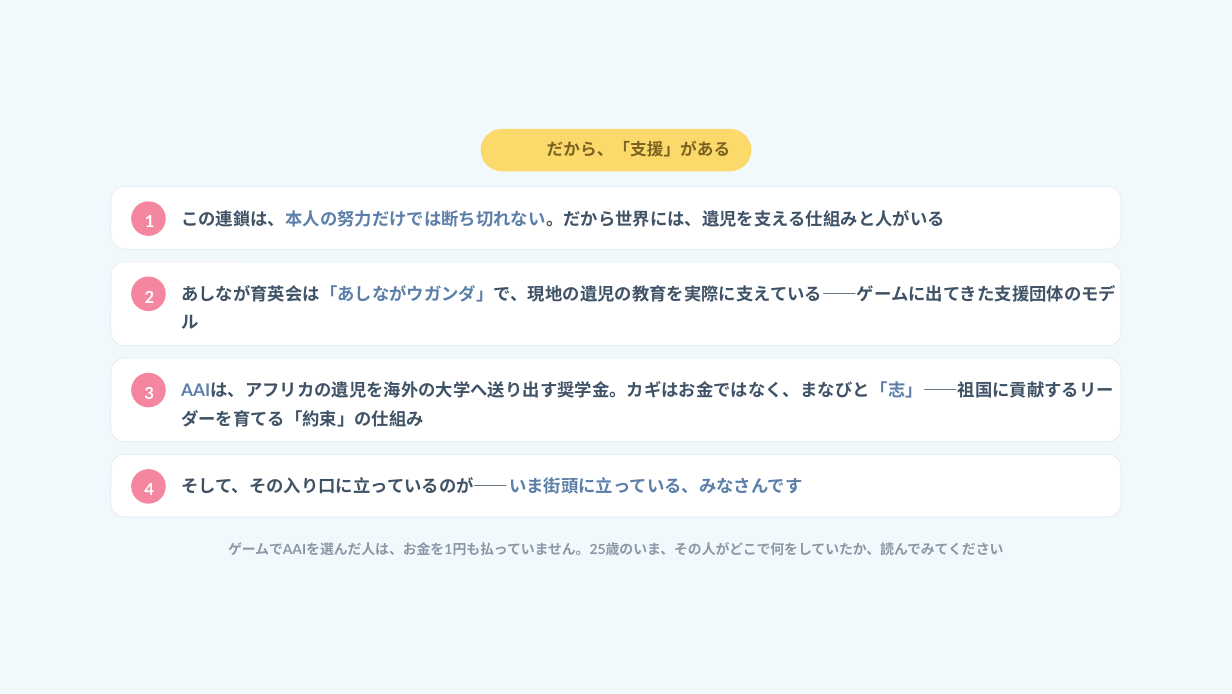
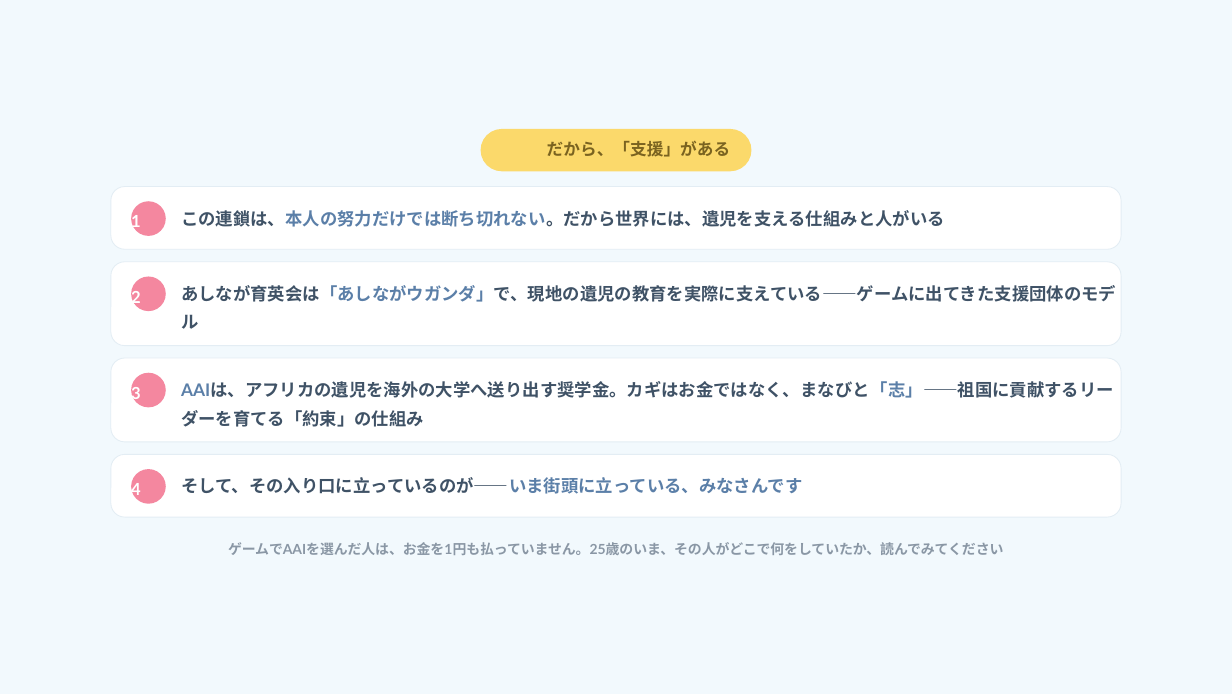
Before and after one commit to arico1101/door-world-short-online, a slide deck: slide 23 of slides.pptx. Drawn at 1232x694 pixels with LibreOffice and Linux fonts; fonts in the diff are those of the drawing; background and template pictures are left out. Boxes give left, top, right and bottom in pixels: in the first picture for what was removed or moved away, otherwise in the second. Text is boxed around its words. In the diff, an @@ line names an element or a change of style, - is before the commit and + after.

```diff
--- a/slides.pptx
+++ b/slides.pptx
@@ text "1" rewrapped from (145,215,155,227) to (131,213,141,231) @@
@@ text "2" rewrapped from (145,291,155,303) to (131,289,141,307) @@
@@ text "3" rewrapped from (144,387,154,399) to (131,385,141,403) @@
@@ text "4" rewrapped from (144,483,154,495) to (131,481,141,499) @@
```
Also in this commit, not shown: 11 other slides changed.
